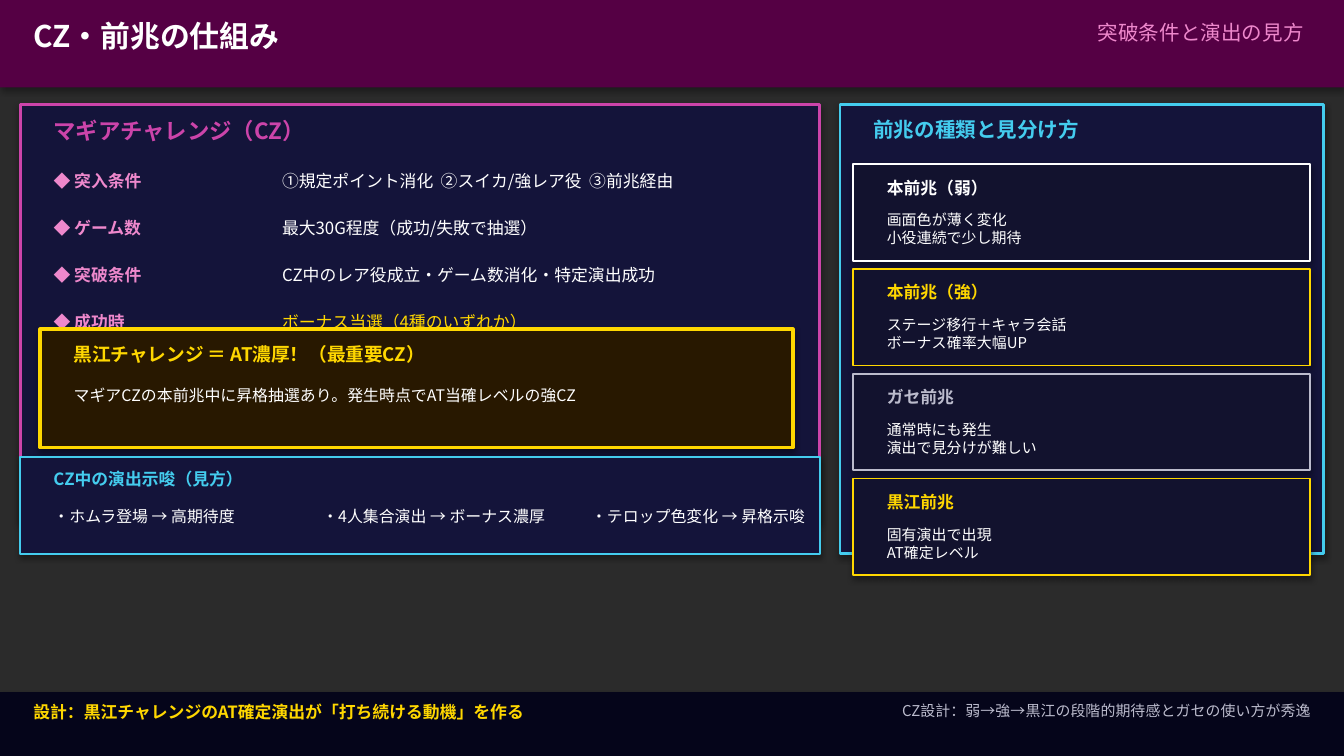
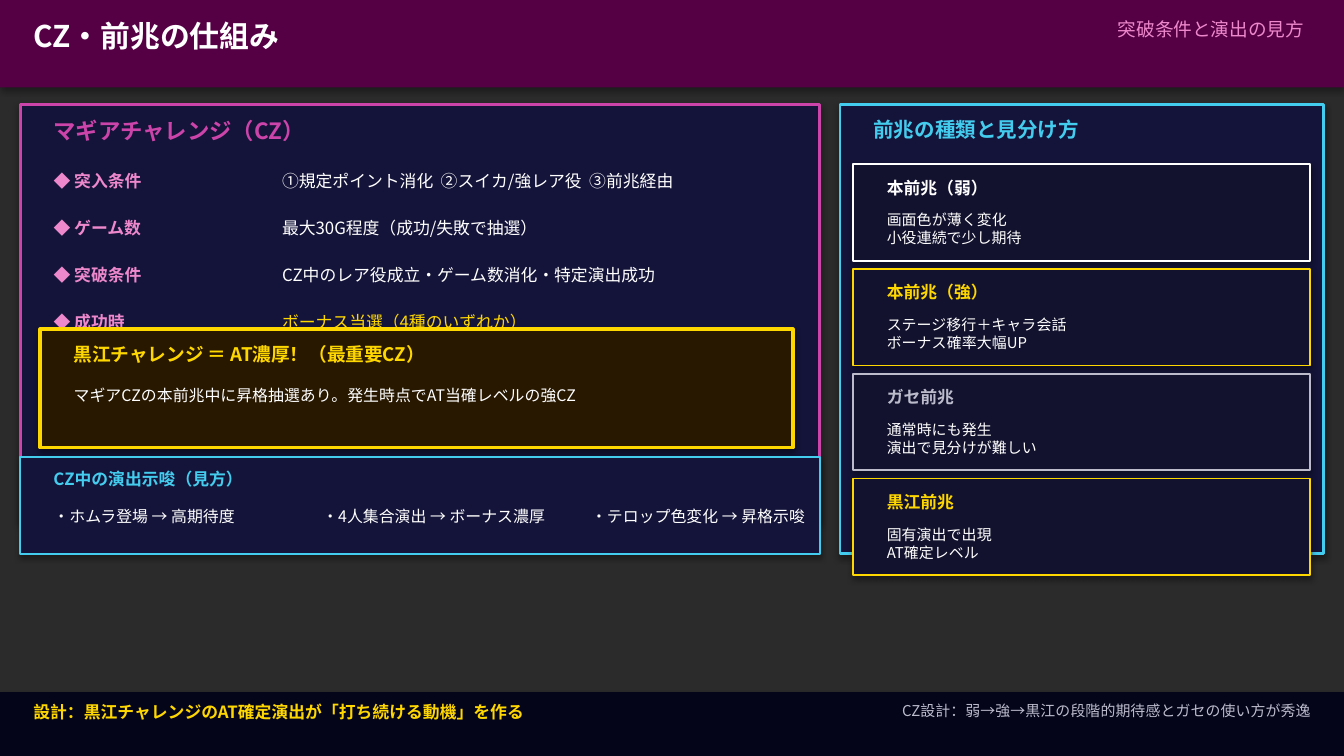
Before and after one commit to hkadoya-eng/slocri, a slide deck: slide 4 of proposals/機種分析/まどか外伝/madoka_guide_v1.pptx. Drawn at 1344x756 pixels with LibreOffice and Linux fonts; fonts in the diff are those of the drawing; background and template pictures are left out; a plain dark background stands for a picture behind light text. Boxes give left, top, right and bottom in pixels: in the first picture for what was removed or moved away, otherwise in the second. Text is boxed around its words. In the diff, an @@ line names an element or a change of style, - is before the commit and + after.

```diff
--- a/proposals/機種分析/まどか外伝/madoka_guide_v1.pptx
+++ b/proposals/機種分析/まどか外伝/madoka_guide_v1.pptx
@@ text "突破条件と演出の見方": place and size @@
-text "突破条件と演出の見方" at [1098, 23, 1304, 42]
+text "突破条件と演出の見方" at [1118, 20, 1304, 38]
@@ text "突破条件と演出の見方" at [1118, 20, 1304, 38]: size 11 to 10 pt @@
```
Also in this commit, not shown: 8 other slides changed, 1 other file.
